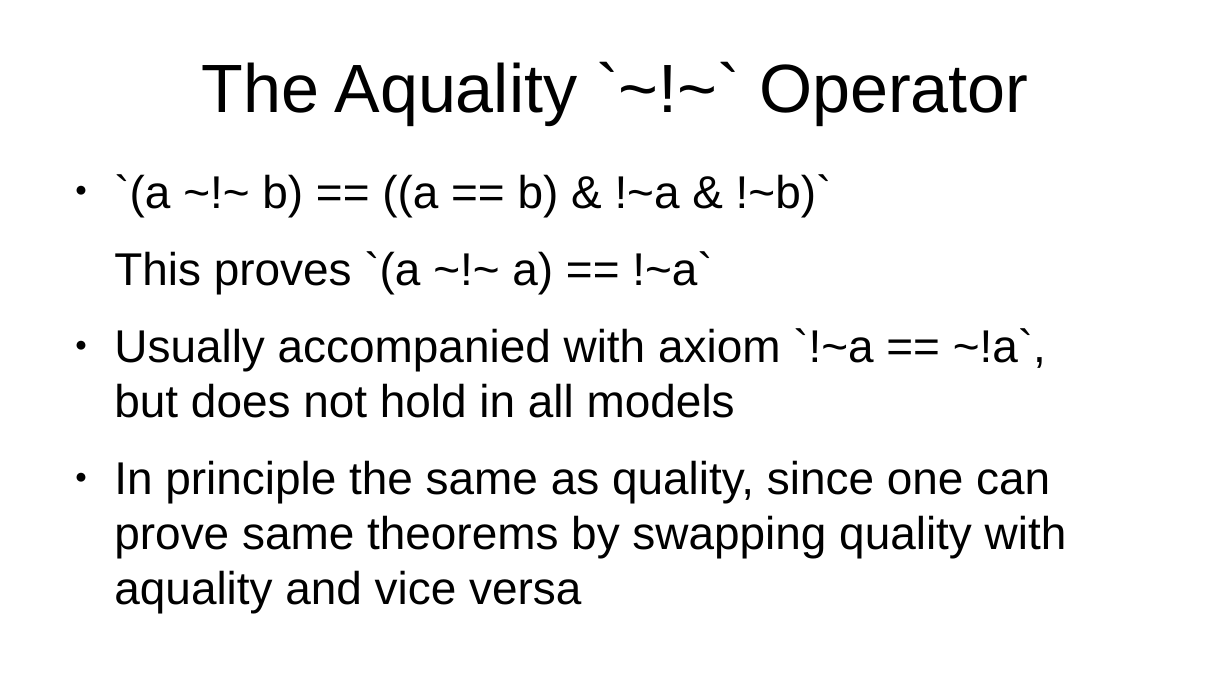
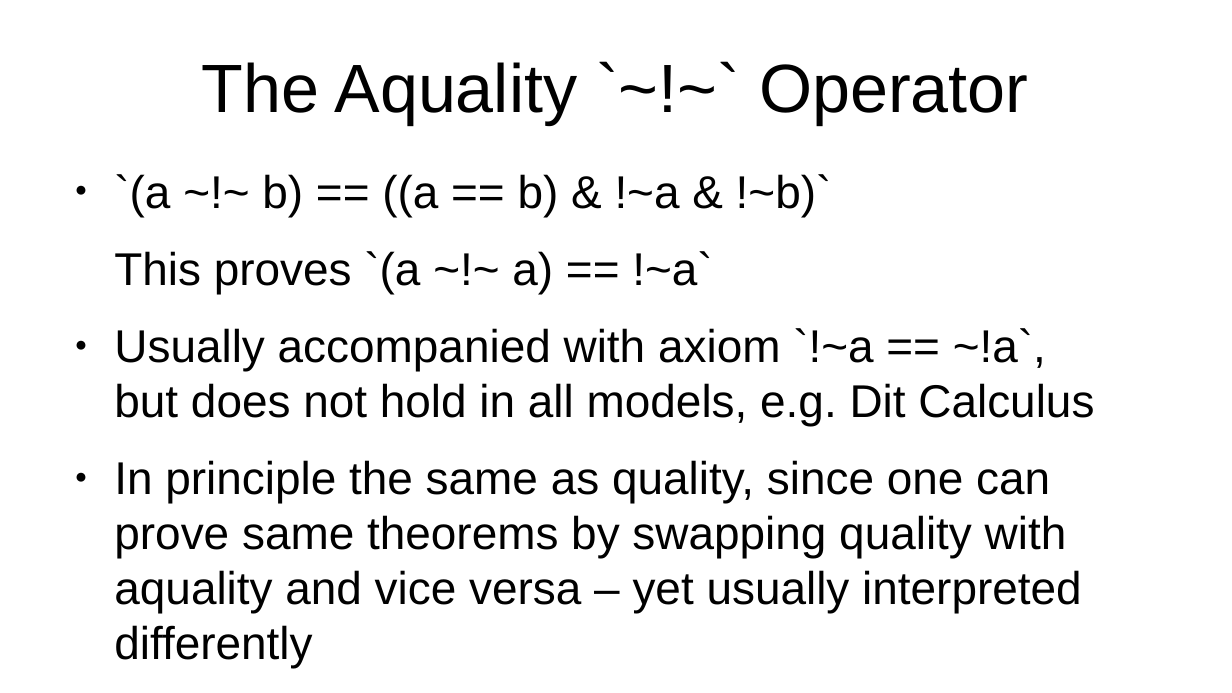
Before and after one commit to advancedresearch/path_semantics, a slide deck: slide 11 of papers-wip2/introduction-to-psq.odp. Drawn at 1232x693 pixels with LibreOffice and Linux fonts; fonts in the diff are those of the drawing. Boxes give left, top, right and bottom in pixels: in the first picture for what was removed or moved away, otherwise in the second. Text is boxed around its words. In the diff, an @@ line names an element or a change of style, - is before the commit and + after.

```diff
--- a/papers-wip2/introduction-to-psq.odp
+++ b/papers-wip2/introduction-to-psq.odp
@@ text at [114,328,1094,668]: text changed @@
-● Usually accompanied with axiom `!~a == ~!a`,
-  but does not hold in all models
-● In principle the same as quality, since one can prove same theorems by swapping quality with aquality and vice versa
+● Usually accompanied with axiom `!~a == ~!a`,
+  but does not hold in all models, e.g. Dit Calculus
+● In principle the same as quality, since one can prove same theorems by swapping quality with aquality and vice versa – yet usually interpreted differently
```
Also in this commit, not shown: 3 other slides changed, 1 other file.
